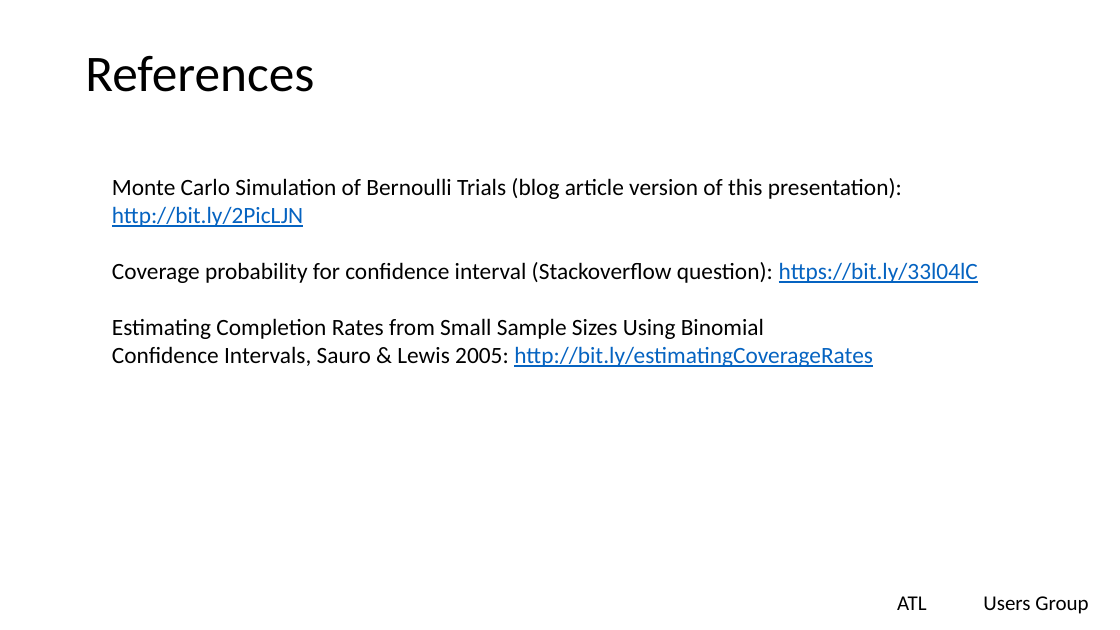
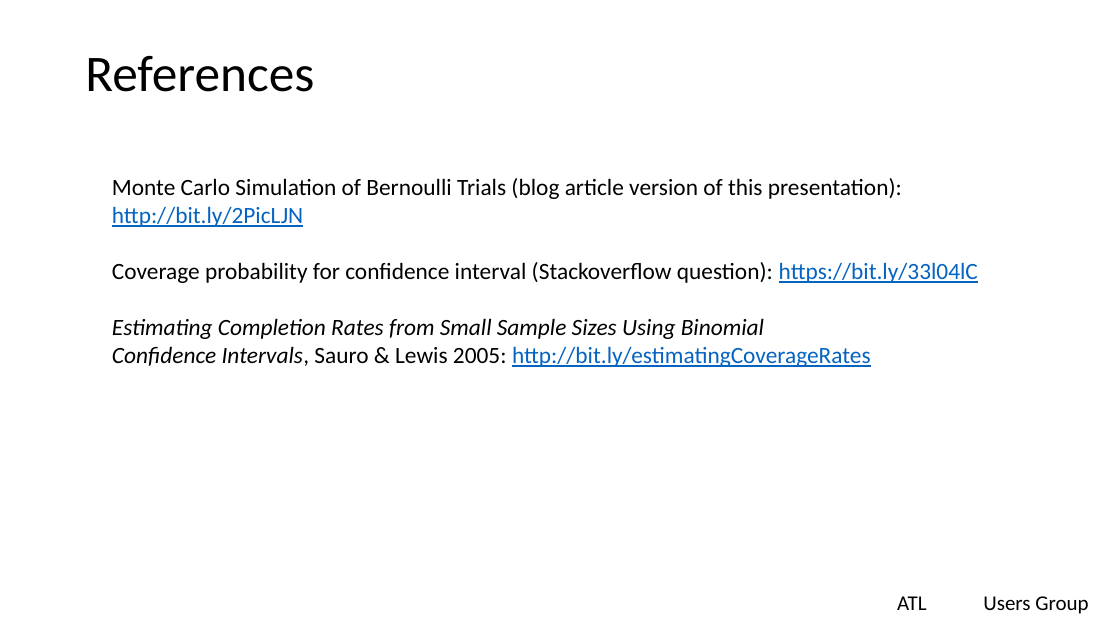
Before and after one commit to lgreski/communications, a slide deck: slide 19 of presentations/debuggingBernoulliTrials.pptx (slide 14 before the commit). Drawn at 1120x630 pixels with LibreOffice and Linux fonts; fonts in the diff are those of the drawing; background and template pictures are left out. Boxes give left, top, right and bottom in pixels: in the first picture for what was removed or moved away, otherwise in the second. Text is boxed around its words. In the diff, an @@ line names an element or a change of style, - is before the commit and + after.

Commit message:
final version of presentation, minor edits to code. Add graphics by sample size for regular and adjusted Wald confidence intervals

```diff
--- a/presentations/debuggingBernoulliTrials.pptx
+++ b/presentations/debuggingBernoulliTrials.pptx
@@ text at (112,318,871,367): italic on in "Estimating Completion Rates from Small Sample Sizes ..." @@
```
Also in this commit, not shown: 8 other slides changed, 6 slides added, 1 slide removed, 2 other files.
